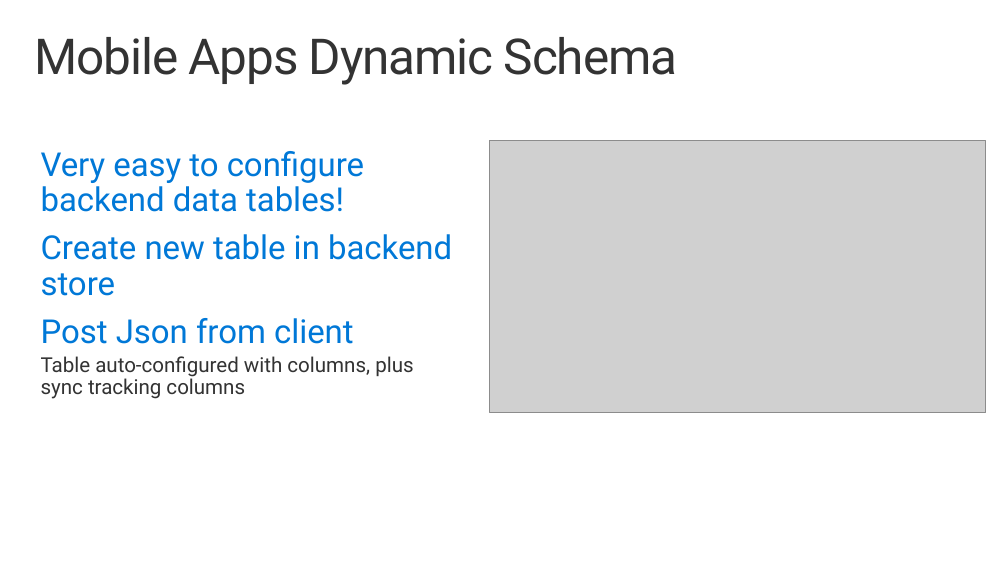
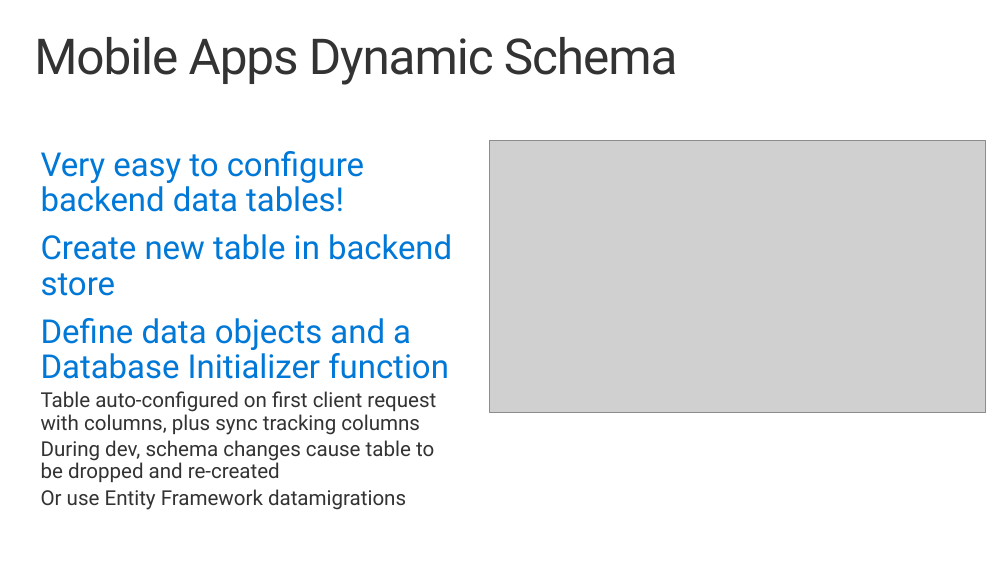
Before and after one commit to korytkoBT/WinDevCamp, a slide deck: slide 27 of Presentation/12. Connecting to the Cloud/12-CloudIntegration.pptx (slide 28 before the commit). Drawn at 1008x567 pixels with LibreOffice and Linux fonts; fonts in the diff are those of the drawing; grey boxes stand for pictures; background and template pictures are left out. Boxes give left, top, right and bottom in pixels: in the first picture for what was removed or moved away, otherwise in the second. Text is boxed around its words. In the diff, an @@ line names an element or a change of style, - is before the commit and + after.

```diff
--- a/Presentation/12. Connecting to the Cloud/12-CloudIntegration.pptx
+++ b/Presentation/12. Connecting to the Cloud/12-CloudIntegration.pptx
@@ text at box(41, 318, 449, 510): text changed @@
-Post Json from client
-  Table auto-configured with columns, plus sync tracking columns
+Define data objects and a Database Initializer function
+  Table auto-configured on first client request with columns, plus sync tracking columns
+  During dev, schema changes cause table to be dropped and re-created
+  Or use Entity Framework datamigrations
```
Also in this commit, not shown: 1 other slide changed, 1 slide removed.
